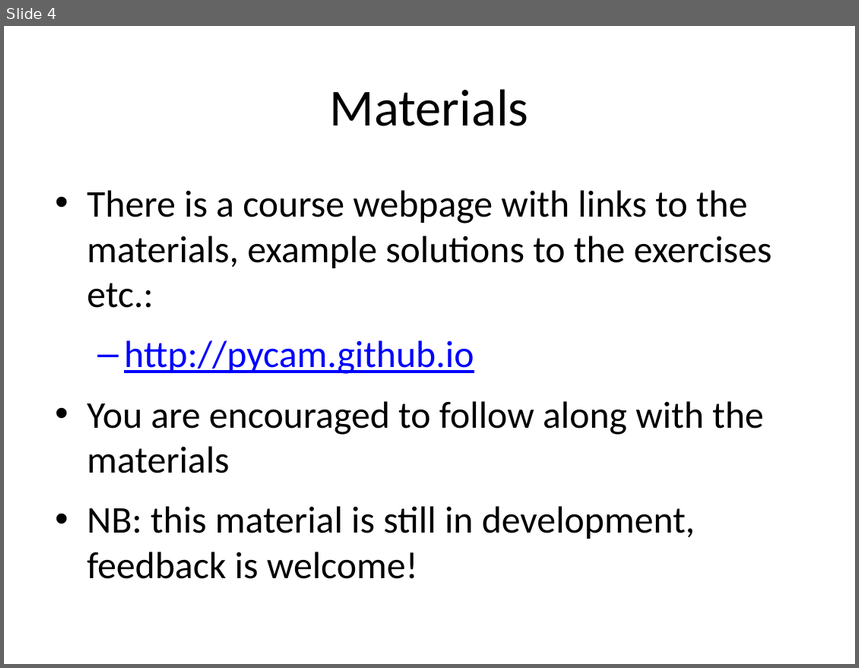
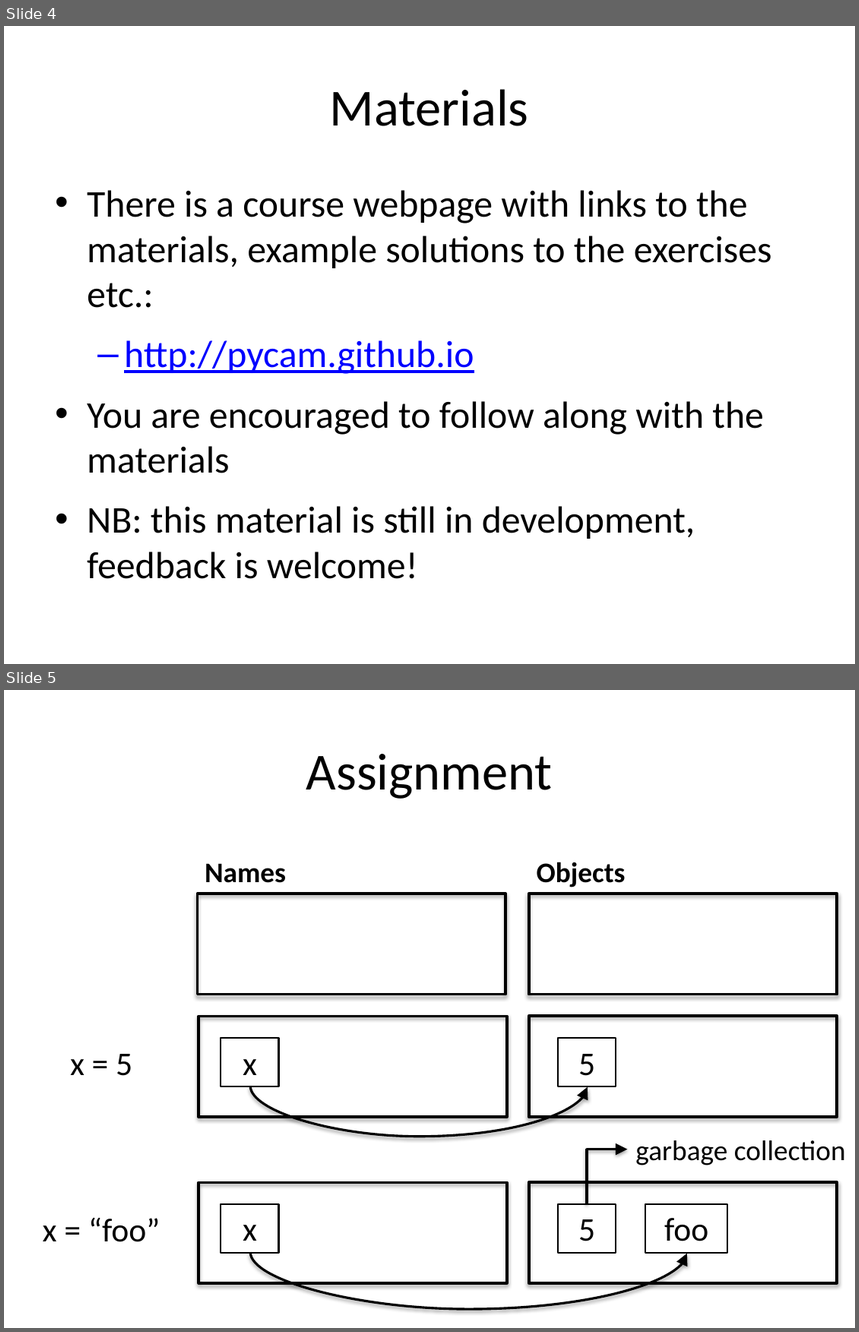
Before and after one commit to pycam/python-basic, a slide deck: course_intro.pptx. Shown one above the other, each under a label of ours: slide 4 before the commit, slides 4 and 5 after it. The pictures are 859x668 and 859x1332 pixels, drawn with LibreOffice and Linux fonts; fonts in the diff are those of the drawing. Boxes give left, top, right and bottom in pixels: in the first picture for what was removed or moved away, otherwise in the second. Text is boxed around its words. In the diff, an @@ line names an element or a change of style, - is before the commit and + after.

```diff
--- a/course_intro.pptx
+++ b/course_intro.pptx
@@ slide 5 added at bbox=[4, 690, 855, 1328], background #FFFFFF @@
@@ title added at bbox=[306, 754, 553, 799], 44 pt, text #000000 @@
+Assignment
@@ text added at bbox=[205, 863, 286, 883], 24 pt, text #000000, bold @@
+Names
@@ text added at bbox=[537, 862, 626, 888], 24 pt, text #000000, bold @@
+Objects
@@ rectangle added at bbox=[197, 894, 506, 994], outline #000000 2.5 pt @@
@@ rectangle added at bbox=[529, 894, 837, 994], outline #000000 2.5 pt @@
@@ rectangle added at bbox=[199, 1017, 507, 1117], outline #000000 2.5 pt @@
@@ rectangle added at bbox=[529, 1016, 837, 1116], outline #000000 2.5 pt @@
@@ text added at bbox=[70, 1054, 132, 1076], 28 pt, text #000000 @@
+x = 5
@@ rectangle added at bbox=[221, 1038, 279, 1087], outline #000000 1.5 pt, 28 pt, text #000000 @@
+x
@@ rectangle added at bbox=[558, 1038, 616, 1087], outline #000000 1.5 pt, 28 pt, text #000000 @@
+5
@@ curved arrow added from (251, 1086) to (588, 1087), #000000 2 pt @@
@@ text added at bbox=[636, 1141, 846, 1166], 24 pt, text #000000 @@
+garbage collection
@@ elbow arrow added from (587, 1204) to (628, 1150), #000000 2 pt @@
@@ rectangle added at bbox=[199, 1182, 507, 1284], outline #000000 2.5 pt @@
@@ rectangle added at bbox=[529, 1182, 837, 1284], outline #000000 2.5 pt @@
@@ rectangle added at bbox=[221, 1204, 279, 1252], outline #000000 1.5 pt, 28 pt, text #000000 @@
+x
@@ rectangle added at bbox=[558, 1204, 616, 1252], outline #000000 1.5 pt, 28 pt, text #000000 @@
+5
@@ rectangle added at bbox=[645, 1204, 728, 1252], outline #000000 1.5 pt, 28 pt, text #000000 @@
+foo
@@ text added at bbox=[43, 1218, 161, 1243], 28 pt, text #000000 @@
+x = “foo”
@@ curved arrow added from (251, 1252) to (687, 1253), #000000 2 pt @@
```
Also in this commit, not shown: 2 other slides added.
